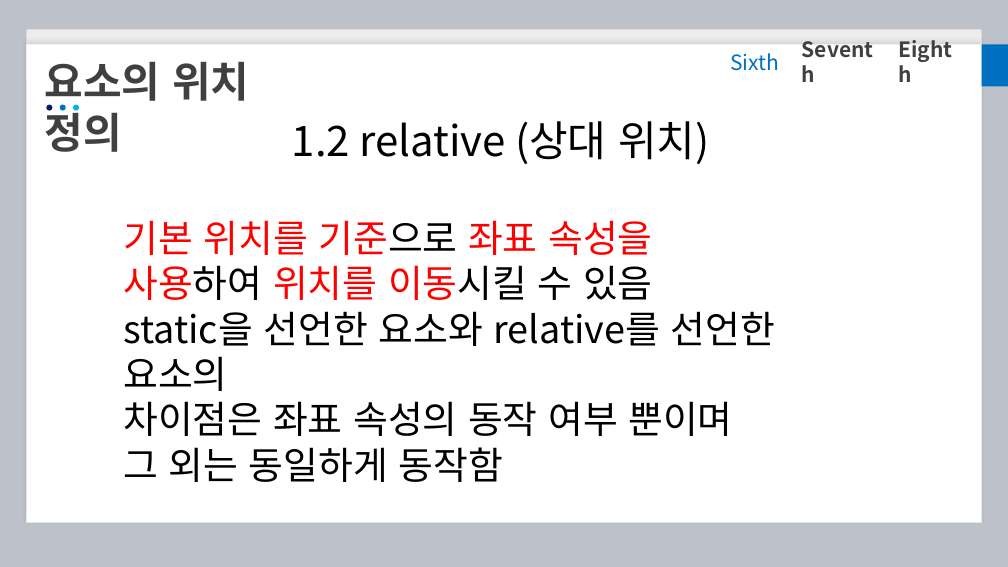
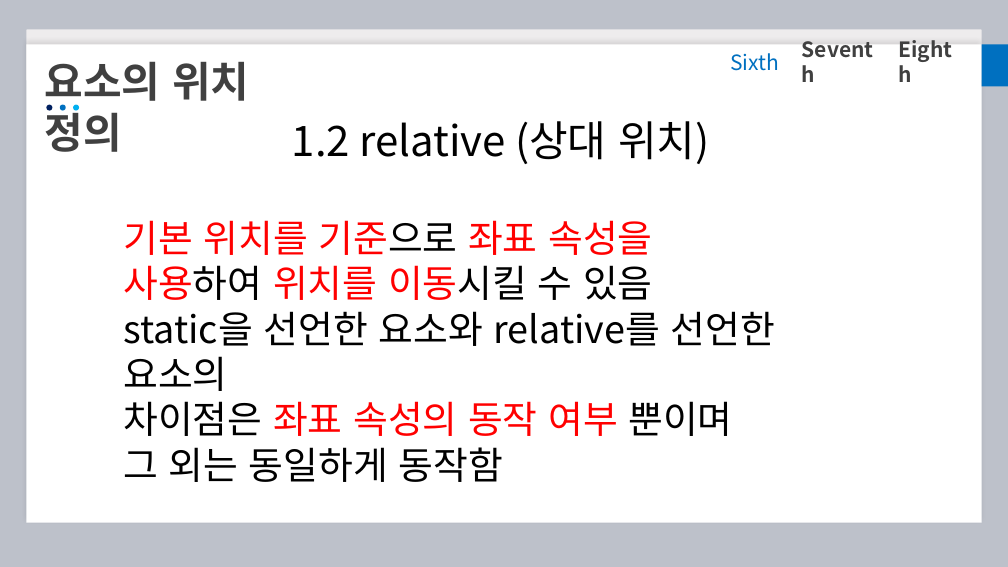
Before and after one commit to 4deld/IWOP_CSS_lectures, a slide deck: slide 14 of IWOP CSS LECTRUES/IWOP_CSS_3.pptx. Drawn at 1008x567 pixels with LibreOffice and Linux fonts; fonts in the diff are those of the drawing. Boxes give left, top, right and bottom in pixels: in the first picture for what was removed or moved away, otherwise in the second. Text is boxed around its words. In the diff, an @@ line names an element or a change of style, - is before the commit and + after.

```diff
--- a/IWOP CSS LECTRUES/IWOP_CSS_3.pptx
+++ b/IWOP CSS LECTRUES/IWOP_CSS_3.pptx
@@ text at bbox=[123, 401, 732, 436]: text colour #000000 to #FF0000 in "좌표 속성의 동작 여부" @@
```
Also in this commit, not shown: 1 other slide changed.
